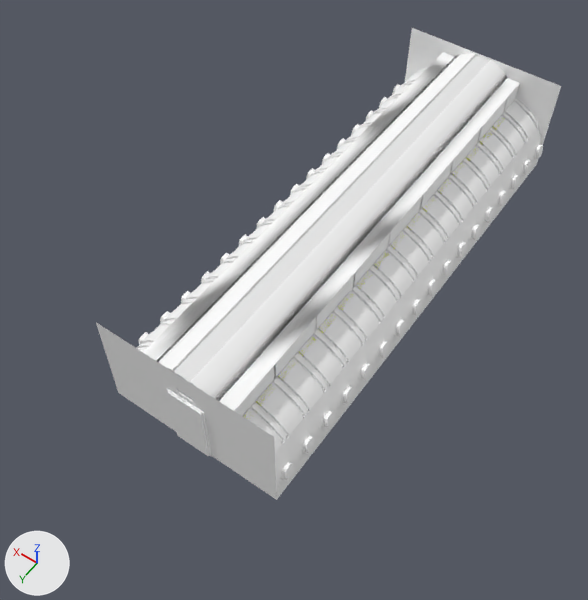
A saved change to the FBX model Assets/3DAssets/SM/SM_plane.fbx.
The view is the same before and after, from a 50 mm camera at (-9.08, 16.17, 20.17) aimed at (0.36, 2.96, -0.59). Every picture has the same lights, and +X, +Y and +Z are marked at lower left. The picture after the commit comes second. Where no turn or scale is listed for an object, it has been applied to the vertices.

The first picture shows 'SM_Chassis_plane', 'SM_Floor', 'SM_hatbox', 'SM_light_roof', 'SM_roof', 'SM_wall_back', 'SM_wall_front' and 1 more.
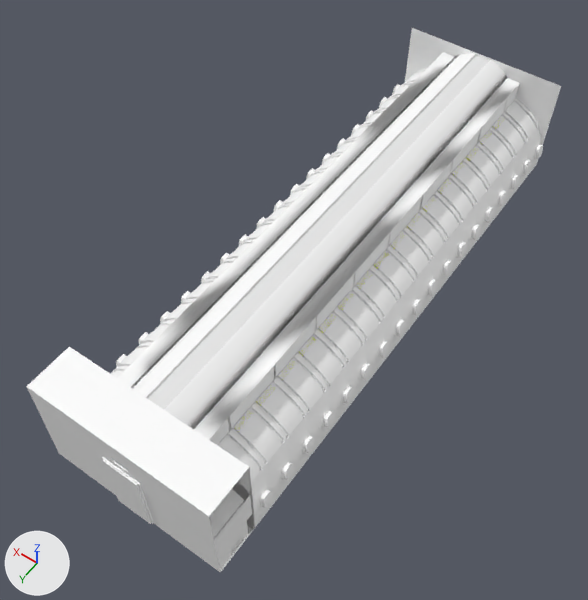
Where the newer file only moved an object's origin or applied its transform, the numbers keep the older frame.

The change in detail:
me_mesh_023 is used by ob_sm_wall_back; location (-3.0, 8.5, -1.5).
me_mesh_023 had 34 vertices, 27 faces and spanned x 0.0..6.07, y -0.04..0.07, z 0.0..3.69.
me_mesh_023 now has 50 vertices, 36 faces and spans x 0.0..6.07, y -0.04..1.54, z 0.0..3.69.
me_mesh_023 part 3: 16 vertices added at x 0.0..6.07, y 0.07..1.54, z 0.0..3.69.
me_mesh_019 is used by ob_sm_floor; location (0.64, -6.5, -1.5).
me_mesh_019 had 8 vertices, 3 faces and spanned x -3.6..2.4, y -2.0..15.0, z 0.0.
me_mesh_019 now has 8 vertices, 3 faces and spans x -3.6..2.4, y -2.0..17.5, z 0.0.
me_mesh_019 part 1: the whole mesh is scaled about its middle by (1, 1.15, 1.15), then moved by (0.0, 1.3, 0.0).
me_mesh_018 is used by ob_sm_hatbox; location (0.04, 0.01, 1.3).
me_mesh_018 had 2672 vertices, 2326 faces and spanned x -1.6..1.6, y -8.5..8.5, z -0.4..0.4.
me_mesh_018 now has 1472 vertices, 1126 faces and spans x -1.6..1.6, y -8.5..9.5, z -0.4..0.4.
me_mesh_018 part 2: 69 vertices moved within x -1.4..1.4, y -7.0..7.4, z -0.4; 1224 vertices removed from x -1.5..1.4, y -7.0..7.4, z -0.4; 24 vertices added at x -1.6..1.6, y 8.5..9.5, z -0.4..0.4.
me_mesh_020 is used by ob_sm_chassis_plane; location (0.04, 0.0, -0.26).
me_mesh_020 had 5878 vertices, 5576 faces and spanned x -3.2..3.2, y -8.5..8.5, z -1.2..1.2.
me_mesh_020 now has 6222 vertices, 5904 faces and spans x -3.2..3.2, y -8.5..9.5, z -1.2..1.2.
me_mesh_020 part 4: 172 vertices added at x -3.2..-1.6, y 8.6..9.5, z -1.2..1.2.
me_mesh_020 part 5: 172 vertices added at x 1.6..3.2, y 8.6..9.5, z -1.2..1.2.
Mesh me_mesh_062 is new.
It has 64 vertices, 59 faces and spans x 0.0..0.654, y 0.0..0.554, z -0.473..0.0.
It uses material mat_m_plane (its picture is missing).
Mesh me_mesh_025_1 is new.
It has 118 vertices, 113 faces and spans x 0.28..1.63, y -0.65..0.82, z -0.46..3.23.
It uses material mat_m_plane (its picture is missing).
Mesh me_mesh_028_1 is new.
It has 38 vertices, 30 faces and spans x 0.0..6.07, y -1.47..0.07, z 0.0..3.69.
It uses material mat_m_plane (its picture is missing).
Object 'SM_wall_back' (ob_sm_wall_back) moves from (-3.0, 8.5, -1.5) to (-3.0, 9.5, -1.5).
Object 'SM_water_box' (ob_sm_water_box) is new; it shows me_mesh_062.
Its location is (-2.96, 9.96, -1.05).
Object 'SM_Bathroom' (ob_sm_bathroom) is new; it shows me_mesh_025_1.
Its location is (-3.28, 10.22, -1.04).
Object 'SM_wall_back_2' (ob_sm_wall_back_2) is new; it shows me_mesh_028_1.
Its location is (-3.0, 11.05, -1.5).

Where the change shows, as pixel boxes [x1, y1, x2, y2] in the pictures (588 x 600 px):
'SM_Chassis_plane', reshaped (6% taller): before [116, 69, 543, 499]; after [110, 69, 543, 527]
'SM_wall_back_2', added: after [26, 348, 247, 572]
'SM_wall_back', reshaped, moved: before [96, 323, 277, 500]; after [68, 347, 255, 529]
'SM_Bathroom', added: after [178, 484, 254, 570]
'SM_Floor', moved, rescaled: before [179, 189, 487, 410]; after [220, 189, 487, 572]
'SM_water_box', added (mostly hidden): after [232, 536, 243, 553]
part 2 of me_mesh_018, built on: after [117, 358, 230, 445]
part 3 of me_mesh_023, added: after [68, 347, 253, 529]
part 4 of me_mesh_020, added: after [218, 431, 277, 527]
part 5 of me_mesh_020, added (mostly hidden): after [110, 366, 128, 378]
